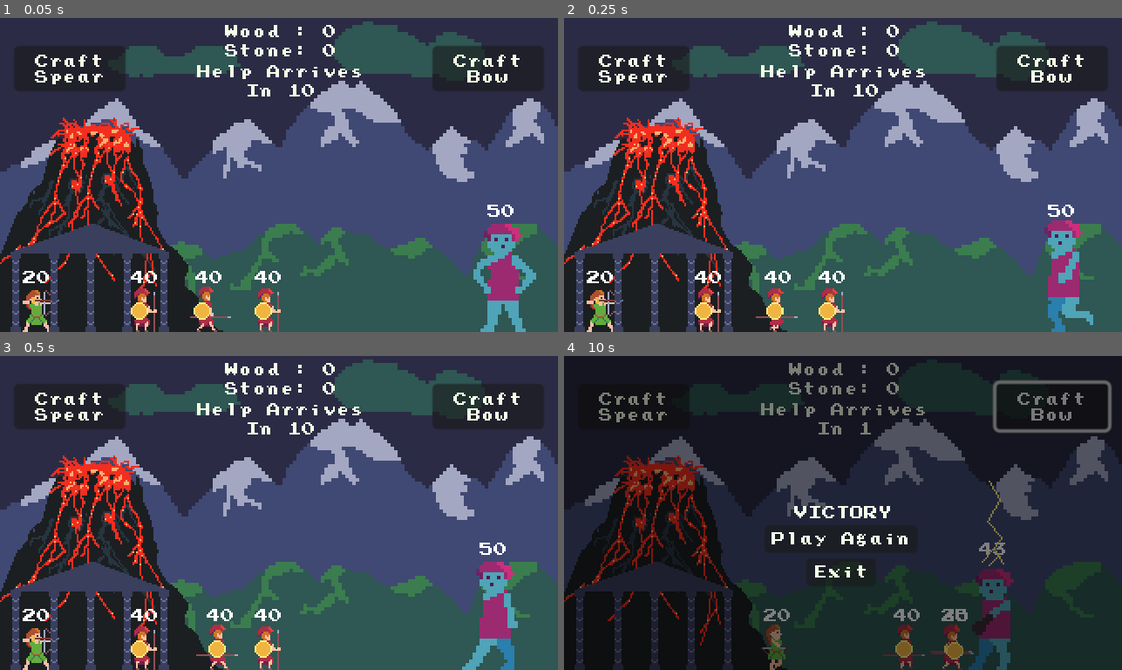
Above: before the commit, frames 1-4 (two rows, left to right).
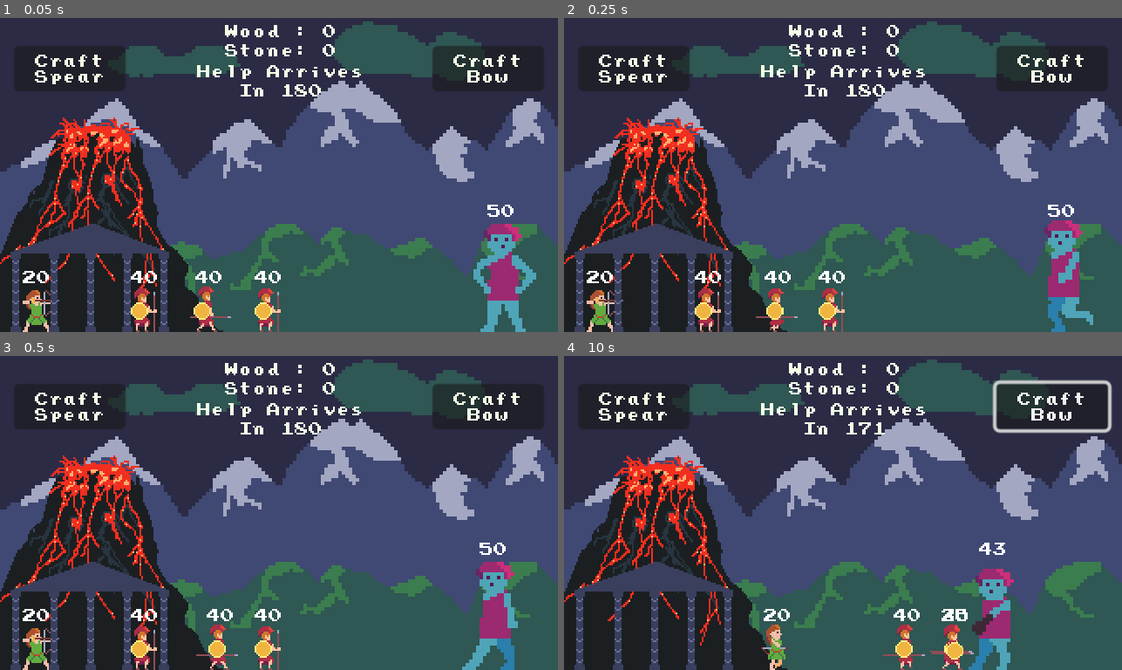
Above: after the commit, the same moments.

Repository: pjz987/Hephaestus
Game: Godot game, scene res://battle.tscn
The game is run twice, just before and just after one commit, with the same random seed, the same clock (stepped at 60 frames per second) and the same inputs. The engine's default icon, where the game draws it, is replaced by a stand-in: a white triangle on a blue panel in a dark square.
Inputs (mouse positions are in pixels of both pictures, inside the frame that each line leads up to):
- Up to frame 1 (0.05 s): no input
- Up to frame 2 (0.25 s): no input
- Up to frame 3 (0.5 s): no input
- Up to frame 4 (10 s): click "Craft Spear" at 0.5 s; click "Craft Bow" at 1.25 s; click "Craft Spear" at 2 s; click "Craft Bow" at 2.75 s; click "Craft Spear" at 3.5 s; click "Craft Bow" at 4.25 s; move the mouse to (965, 497) at 5.02 s; move the mouse to (731, 528) at 5.77 s; move the mouse to (898, 443) at 6.52 s; move the mouse to (815, 575) at 7.27 s; move the mouse to (1010, 560) at 8.02 s; move the mouse to (675, 465) at 8.77 s; move the mouse to (870, 513) at 9.52 s

The runs differ from the first frame. In frame 1, 0.2% of the frame differs, in the area x 43-58%, y 21-25%; in frame 2, 0.2%; in frame 3, 0.2%; in frame 4, 85%, in the area x 0-100%, y 0-100%.

Commit message:
timer fix

Diff:
--- a/battle.tscn
+++ b/battle.tscn
@@ -174,7 +174,7 @@
 "
 
 [node name="VictoryTimer" type="Timer" parent="."]
-wait_time = 10.0
+wait_time = 180.0
 one_shot = true
 autostart = true
 
